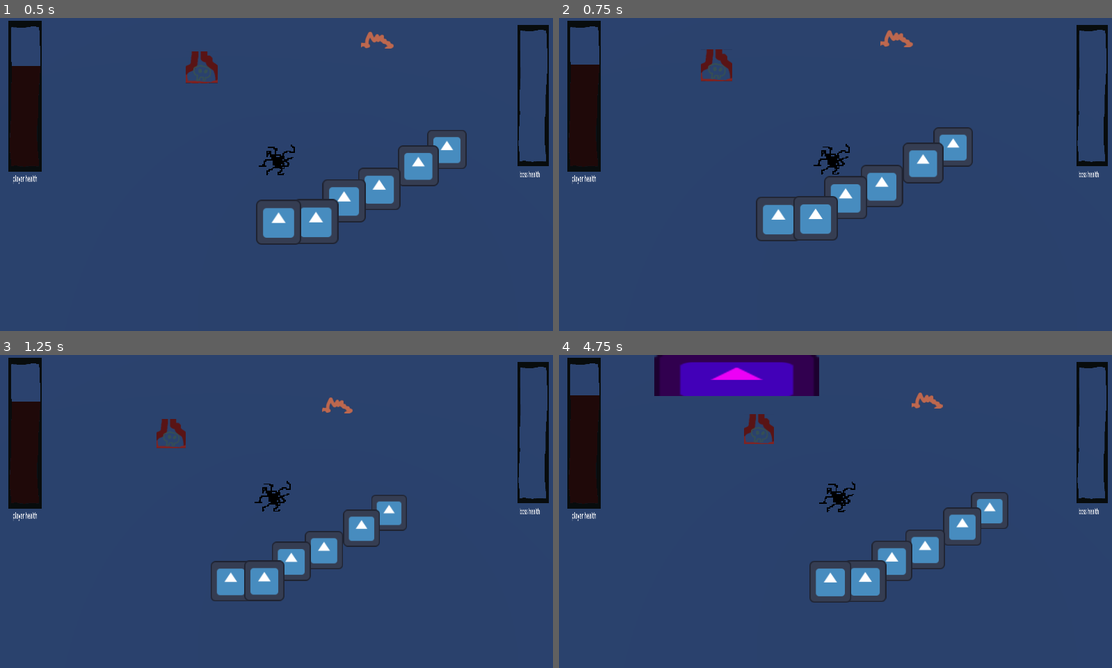
Above: before the commit, frames 1-4 (two rows, left to right).
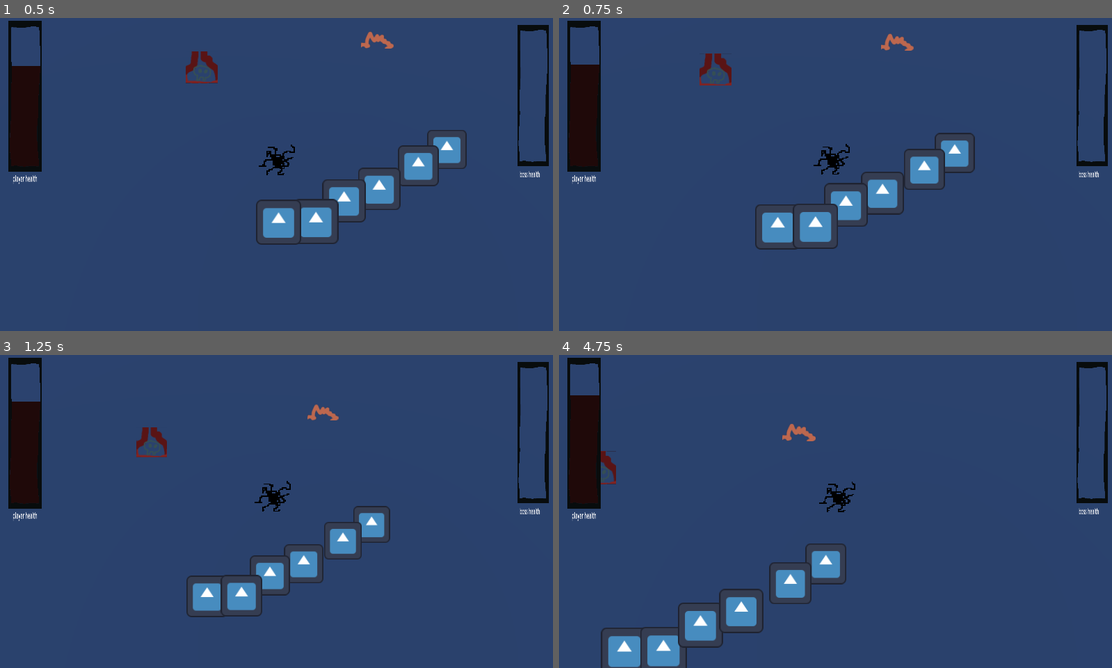
Above: after the commit, the same moments.

Repository: Area9579/Haustoria
Game: Godot game, scene res://Scenes/main.tscn
Two runs of this game, one before a commit and one after it. Both use one fixed random seed, a clock stepped at 60 frames per second and the inputs below. The engine's default icon, where the game draws it, is replaced by a stand-in: a white triangle on a blue panel in a dark square.
Inputs (mouse positions are in pixels of both pictures, inside the frame that each line leads up to):
- Up to frame 1 (0.5 s): no input
- Up to frame 2 (0.75 s): move the mouse to (957, 158) at 0.52 s; press the mouse at (957, 158) at 0.53 s
- Up to frame 3 (1.25 s): tap Space (jump) at 0.77 s
- Up to frame 4 (4.75 s): move the mouse to (724, 527) at 1.27 s; release the mouse at (724, 527) at 1.28 s; right-click (724, 527) at 1.35 s; tap Space (jump) at 1.52, 3.02, 3.77, 4.52 s; tap Enter at 2 s; move the mouse to (890, 442) at 2.02 s; press the mouse at (890, 442) at 2.03 s; move the mouse to (807, 574) at 2.77 s; release the mouse at (807, 574) at 2.78 s; right-click (807, 574) at 2.85 s; move the mouse to (1006, 558) at 3.52 s; press the mouse at (1006, 558) at 3.53 s; move the mouse to (669, 464) at 4.27 s; release the mouse at (669, 464) at 4.28 s; right-click (669, 464) at 4.35 s

Frame 1 is identical in both runs. In frame 2, 4.7% of the frame differs, in the area x 25-76%, y 3-74%; in frame 3, 5.8%; in frame 4, 15%, in the area x 7-82%, y 0-100%.

Commit message:
Working Boss Footsteps

Diff:
--- a/Scenes/Boss.tscn
+++ b/Scenes/Boss.tscn
@@ -137,7 +137,7 @@
 shape = SubResource("CylinderShape3D_tl6ao")
 
 [node name="AttackTimer" type="Timer" parent="Feet"]
-wait_time = 3.5
+wait_time = 3.6
 
 [node name="Hands" type="Node3D" parent="."]
 visible = false
@@ -177,8 +177,12 @@
 wait_time = 5.0
 one_shot = true
 
+[connection signal="animation_finished" from="Feet/Left/AnimationPlayer" to="Feet" method="_on_animation_player_animation_finished"]
 [connection signal="area_entered" from="Feet/Left/Hitbox" to="." method="_on_foot_area_entered"]
+[connection signal="body_entered" from="Feet/Left/Hitbox" to="." method="_on_hitbox_body_entered"]
+[connection signal="animation_finished" from="Feet/Right/AnimationPlayer" to="Feet" method="_on_animation_player_animation_finished"]
 [connection signal="area_entered" from="Feet/Right/Hitbox" to="." method="_on_foot_area_entered"]
+[connection signal="body_entered" from="Feet/Right/Hitbox" to="." method="_on_hitbox_body_entered"]
 [connection signal="timeout" from="Feet/AttackTimer" to="Feet" method="_on_attack_timeout"]
 [connection signal="body_entered" from="Feet Proximity" to="." method="_on_feet_proximity_body_entered"]
 [connection signal="body_exited" from="Feet Proximity" to="." method="_on_feet_proximity_body_exited"]
--- a/Scenes/Player.tscn
+++ b/Scenes/Player.tscn
@@ -68,10 +68,11 @@
 script = ExtResource("3_iy2vu")
 
 [node name="CooldownTimer" type="Timer" parent="."]
+wait_time = 0.25
 one_shot = true
 
 [node name="MouseInputTimer" type="Timer" parent="."]
-wait_time = 0.5
+wait_time = 0.25
 one_shot = true
 
 [node name="UI" type="Control" parent="."]
--- a/Scenes/main.tscn
+++ b/Scenes/main.tscn
@@ -39,6 +39,7 @@
 
 [node name="StaticBody3D" type="StaticBody3D" parent="NavigationRegion3D"]
 transform = Transform3D(1, 0, 0, 0, 1, 0, 0, 0, 1, 0, -0.965039, 0)
+collision_layer = 129
 
 [node name="CollisionShape3D" type="CollisionShape3D" parent="NavigationRegion3D/StaticBody3D"]
 shape = SubResource("BoxShape3D_o8gs5")
--- a/Scripts/Boss/boss.gd
+++ b/Scripts/Boss/boss.gd
@@ -1,13 +1,15 @@
 extends CharacterBody3D
 
+# "feet" and "hands" refers to the parent node to the actual physical feet and hands
 @onready var feet: Node3D = $Feet
 @onready var hands: Node3D = $Hands
 @onready var navigation_agent: NavigationAgent3D = $NavigationAgent3D
 @onready var movement_target = get_node("../Player")
 @onready var stun_timer: Timer = $StunTimer
 
+const MOVEMENT_SPEED: float = 2.0
+
 enum States {stunned, feet_attacking, hand_attacking, walking}
-const MOVEMENT_SPEED: float = 2.0
 var state = States.walking
 
 
@@ -100,3 +102,7 @@
 
 func _on_stun_timer_timeout() -> void:
 	state = States.walking
+
+# Detecting incoming damage from player
+func _on_hitbox_body_entered(body: Node3D) -> void:
+	pass # Replace with function body.
--- a/Scripts/Boss/feet.gd
+++ b/Scripts/Boss/feet.gd
@@ -1,6 +1,6 @@
 extends Node3D
 
-# attacking state and target set by boss script
+# attacking state and target set by "boss" script
 @export var attacking: bool = false # true if player is within range
 @onready var attack_target
 @onready var left_animation_player: AnimationPlayer = $Left/AnimationPlayer
@@ -9,6 +9,8 @@
 @onready var right: RigidBody3D = $Right
 @onready var attack_timer: Timer = $AttackTimer
 @onready var attacking_foot: RigidBody3D = right # stores which foot should be attacking
+@onready var resting_foot: RigidBody3D = left
+@onready var boss: CharacterBody3D = get_parent()
 
 
 func _process(delta: float) -> void:
@@ -26,9 +28,17 @@
 
 	# moves currently attacking foot towards player location
 	if attacking:
-		var attack_target_local = to_local(attack_target.position)
-		attacking_foot.position.x = lerp(attacking_foot.position.x, attack_target_local.x, 0.025)
-		attacking_foot.position.z = lerp(attacking_foot.position.z, attack_target_local.z, 0.025)
+		left.top_level = true
+		right.top_level = true
+		# Move attacking foot toward player as it lifts
+		var attack_target_local = (attack_target.position)
+		attacking_foot.position.x = lerp(attacking_foot.position.x, attack_target_local.x, 0.015)
+		attacking_foot.position.z = lerp(attacking_foot.position.z, attack_target_local.z, 0.015)
+	else:
+		left.top_level = false
+		right.top_level = false
+		left.position = lerp(left.position, Vector3(4, 0, 0), 0.05)
+		right.position = lerp(right.position, Vector3(-4, 0, 0), 0.05)
 
 
 
@@ -38,7 +48,23 @@
 		left_animation_player.current_animation = "left_stomp"
 		right_animation_player.stop()
 		attacking_foot = left
+		resting_foot = right
 	elif attacking_foot == left:
 		right_animation_player.current_animation = "right_stomp"
 		left_animation_player.stop()
 		attacking_foot = right
+		resting_foot = left
+
+
+func _on_animation_player_animation_finished(anim_name: StringName) -> void:
+	return
+	if attacking_foot == right:
+		left_animation_player.current_animation = "left_stomp"
+		right_animation_player.stop()
+		attacking_foot = left
+		resting_foot = right
+	elif attacking_foot == left:
+		right_animation_player.current_animation = "right_stomp"
+		left_animation_player.stop()
+		attacking_foot = right
+		resting_foot = left
--- a/Scripts/player.gd
+++ b/Scripts/player.gd
@@ -62,7 +62,7 @@
 
 	var rayOrigin = cam.project_ray_origin(mousePos)
 	var rayEnd = rayOrigin + cam.project_ray_normal(mousePos) * 100
-	var rayQuery = PhysicsRayQueryParameters3D.create(rayOrigin,rayEnd)
+	var rayQuery = PhysicsRayQueryParameters3D.create(rayOrigin,rayEnd, 128)
 	rayQuery.collide_with_bodies = true
 
 	var resultingRay = stateInSpace.intersect_ray(rayQuery)
@@ -106,6 +106,7 @@
 		velocity.z += get_wall_normal().z * BOUNCE_MULTIPLIER
 
 func changeMouseInput(mouseClickInput):
+	return
 	if mouseClickInput == "Left Click":
 		mouseInput = "Right Click"
 	elif mouseClickInput == "Right Click":
